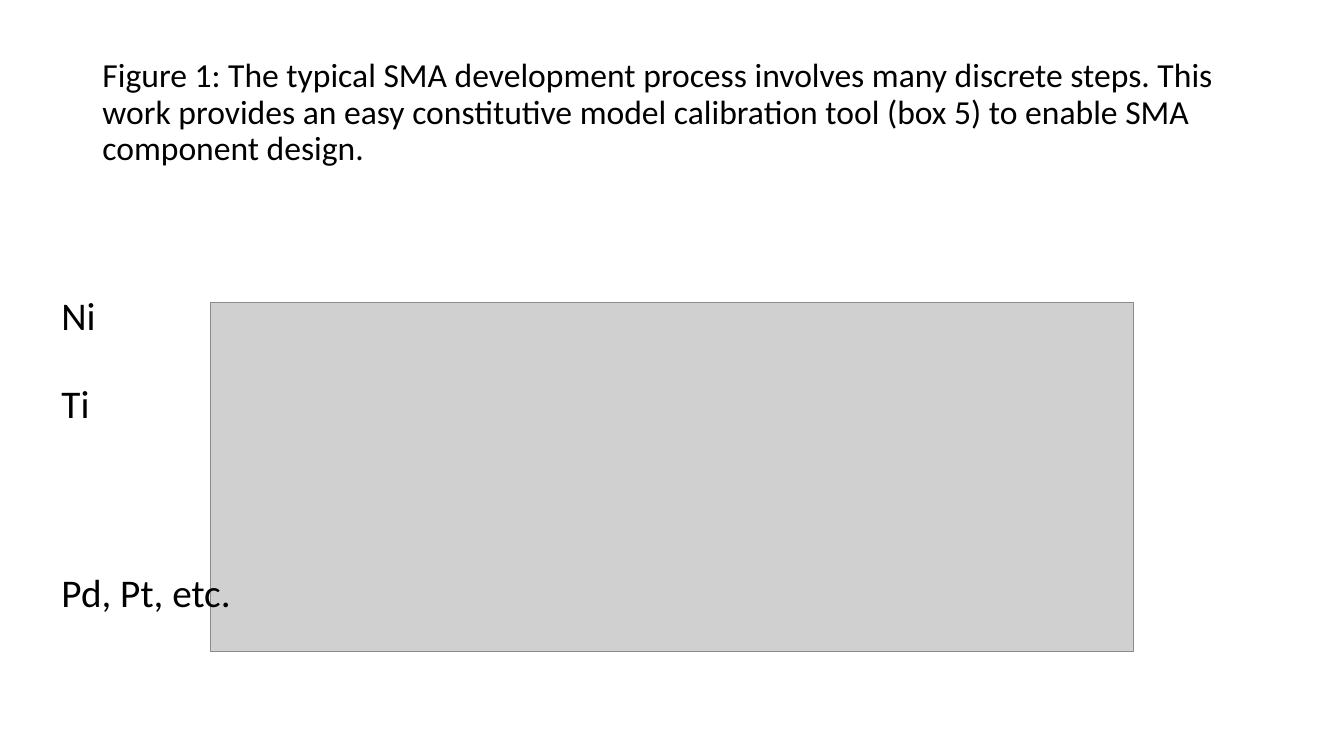
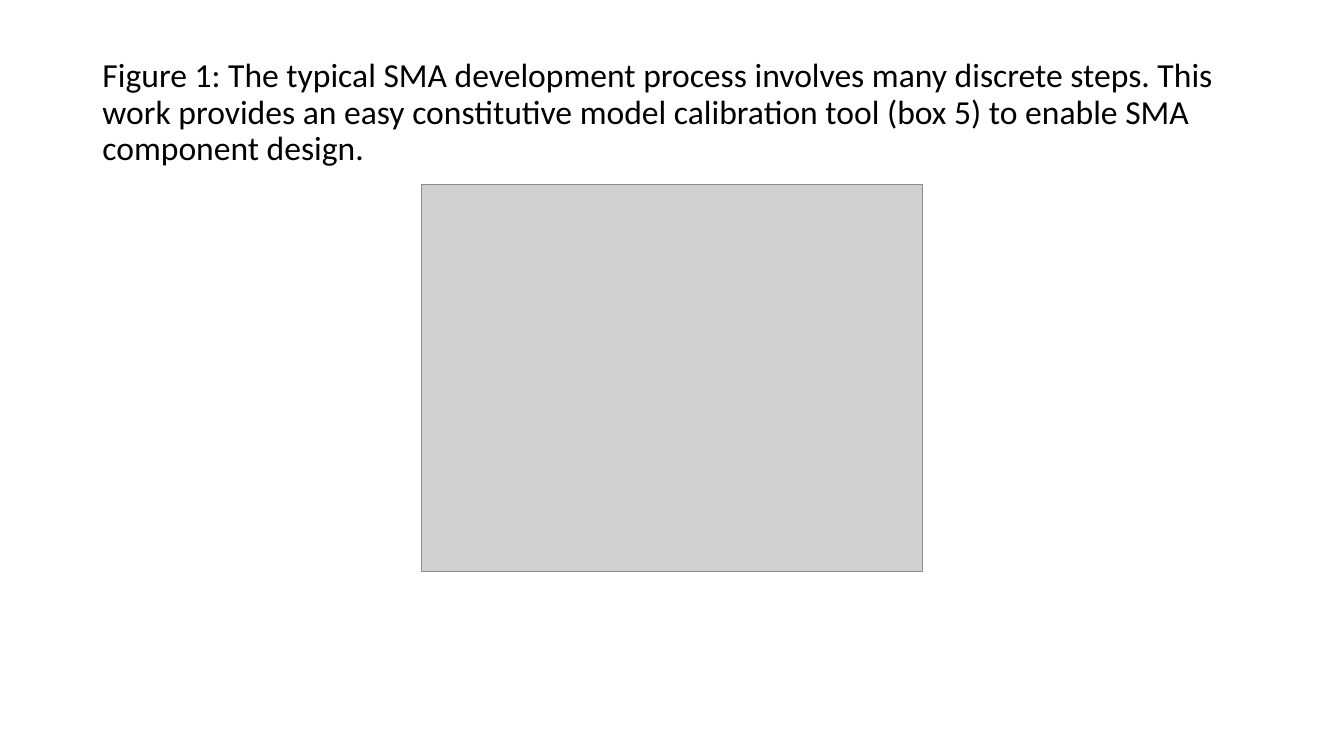
Before and after one commit to maestrolab/SMA-REACT, a slide deck: slide 1 of paper/figures/Storyboard.pptx. Drawn at 1344x756 pixels with LibreOffice and Linux fonts; fonts in the diff are those of the drawing; grey boxes stand for pictures. Boxes give left, top, right and bottom in pixels: in the first picture for what was removed or moved away, otherwise in the second. Text is boxed around its words. In the diff, an @@ line names an element or a change of style, - is before the commit and + after.

```diff
--- a/paper/figures/Storyboard.pptx
+++ b/paper/figures/Storyboard.pptx
@@ picture added at [421,185,923,573] @@
@@ text removed at [61,303,95,330] @@
-Ni
@@ picture removed at [211,302,1133,651] @@
@@ text removed at [61,391,89,418] @@
-Ti
@@ text removed at [61,574,230,617] @@
-Pd, Pt, etc.
```
Also in this commit, not shown: 3 other slides changed, 4 other files.
